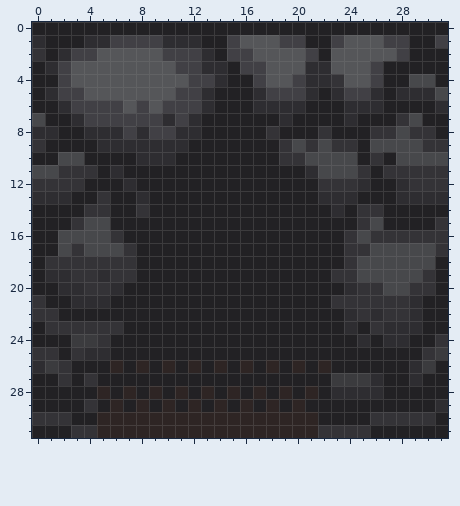
One commit to this pixel-art sprite: src/Assets/Wall_up2.png. The picture above was drawn from the file before the commit.
The file is 32x32 pixels. Colours within 5 levels of each other are drawn and written as one.
The same view after the edit:
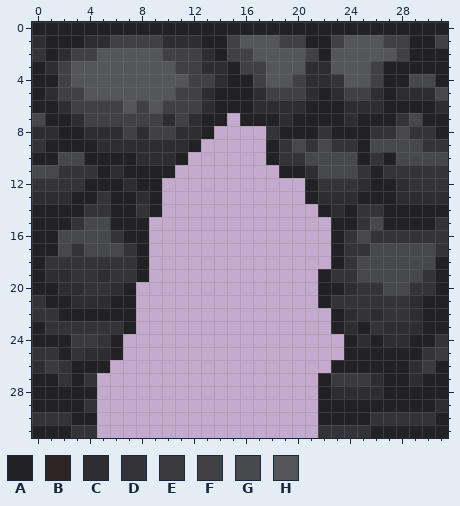
Palette (. is transparent): A #222124  B #2e2524  C #2e2d31  D #343337  E #3b3b3e  F #414045  G #47484b  H #555659
Commit message: Corrected wall door tile, added ground tiles
The edit:
y 7: x 15 A -> .
y 8: x 14..17 AAAA -> ....
y 9: x 13..17 AAAAA -> .....
y 10: x 12..17 AAAAAA -> ......
y 11: x 11..18 AAAAAAAA -> ........
y 12..13: x 10..20 AAAAAAAAAAA -> ...........
y 14: x 10..21 AAAAAAAAAAAA -> ............
y 15..18: x 9..22 AAAAAAAAAAAAAA -> ..............
y 19: x 9..21 AAAAAAAAAAAAA -> .............
y 20..21: x 8..21 AAAAAAAAAAAAAA -> ..............
y 22..23: x 8..22 AAAAAAAAAAAAAAA -> ...............
y 24..25: x 7..23 AAAAAAAAAAAAAAAAA -> .................
y 26: x 6..22 BABABABABABABABAB -> .................
y 27: x 5..21 AAAAAAAAAAAAAAAAA -> .................
y 28: x 5..21 BABABABABABABABAB -> .................
y 29: x 5..21 ABABABABABABABABA -> .................
y 30..31: x 5..21 BBBBBBBBBBBBBBBBB -> .................
